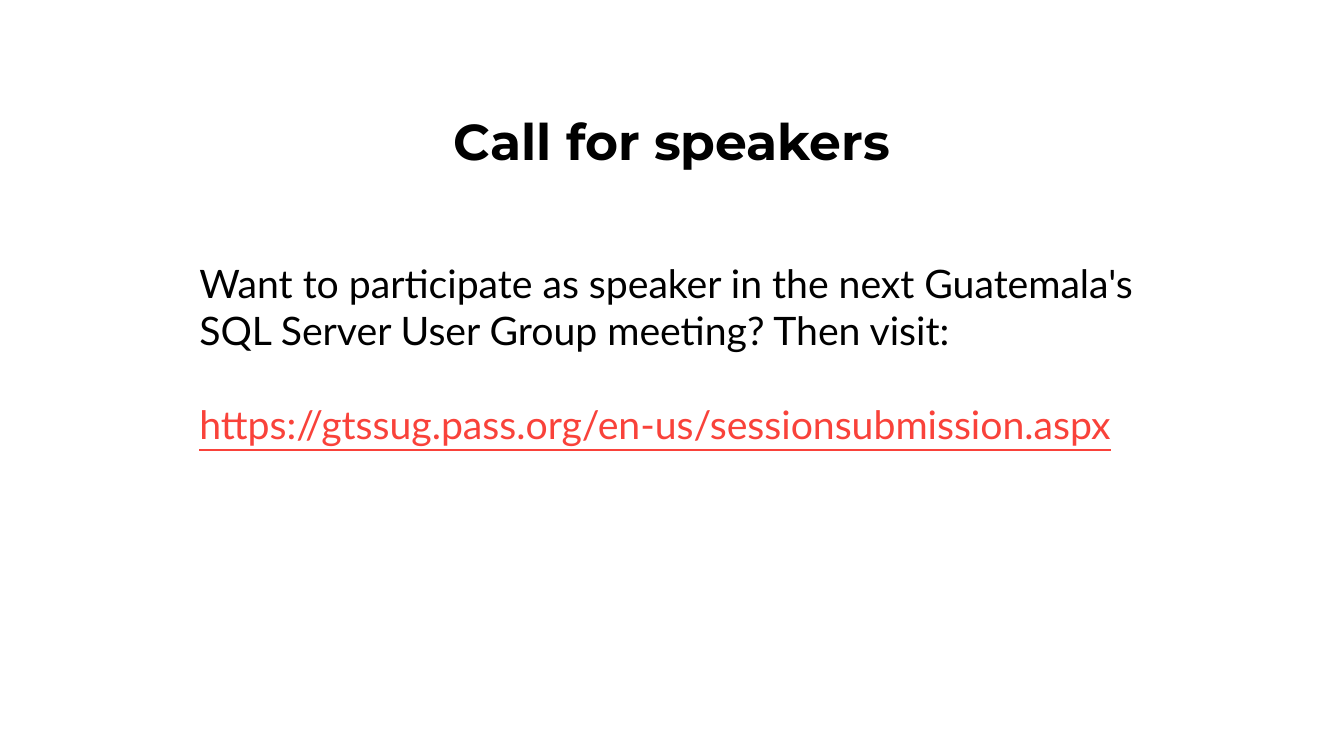
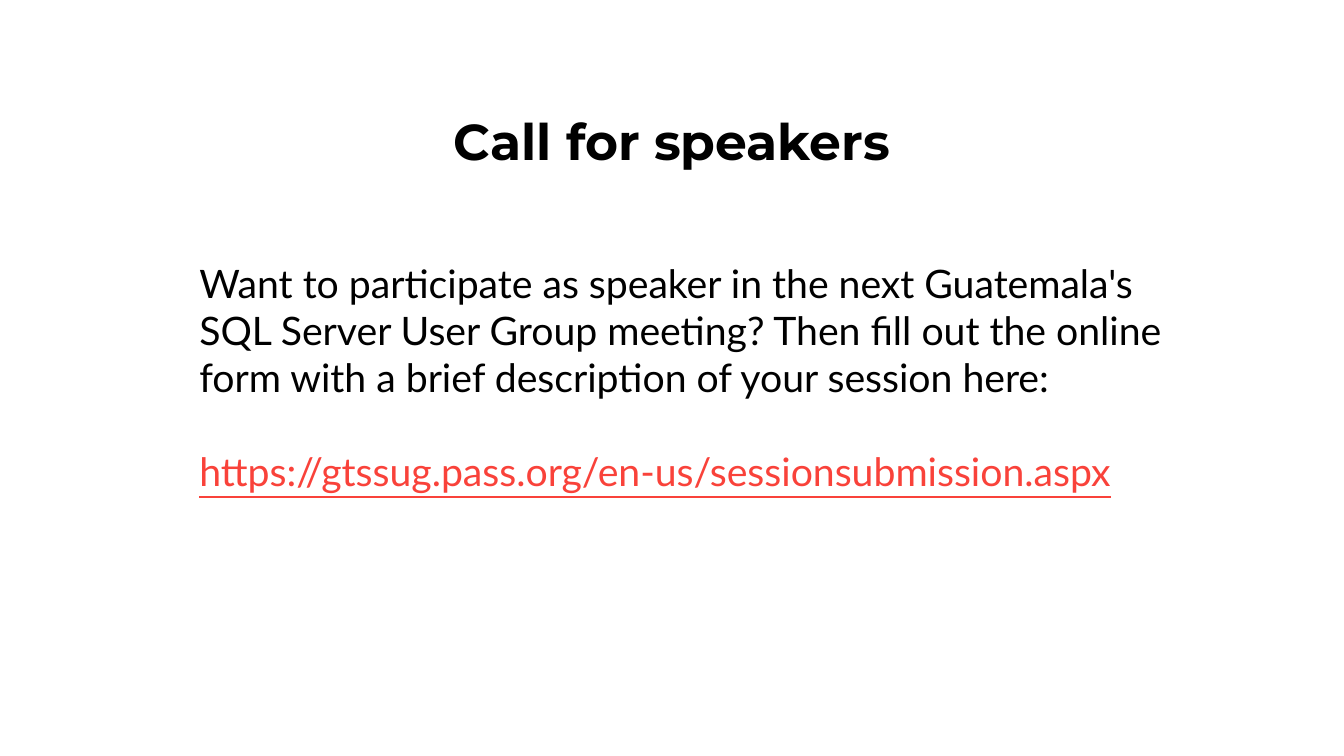
Before and after one commit to GTSSUG/Sessions, a slide deck: slide 14 of 20190123/PASS-GTSSUG-20190123.pptx. Drawn at 1344x756 pixels with LibreOffice and Linux fonts; fonts in the diff are those of the drawing; background and template pictures are left out. Boxes give left, top, right and bottom in pixels: in the first picture for what was removed or moved away, otherwise in the second. Text is boxed around its words. In the diff, an @@ line names an element or a change of style, - is before the commit and + after.

```diff
--- a/20190123/PASS-GTSSUG-20190123.pptx
+++ b/20190123/PASS-GTSSUG-20190123.pptx
@@ text at [199, 269, 1161, 399]: text changed @@
-Want to participate as speaker in the next Guatemala's SQL Server User Group meeting? Then visit:
+Want to participate as speaker in the next Guatemala's SQL Server User Group meeting? Then fill out the online form with a brief description of your session here:
```
Also in this commit, not shown: 7 other slides changed, 2 slides added, 2 slides removed.
